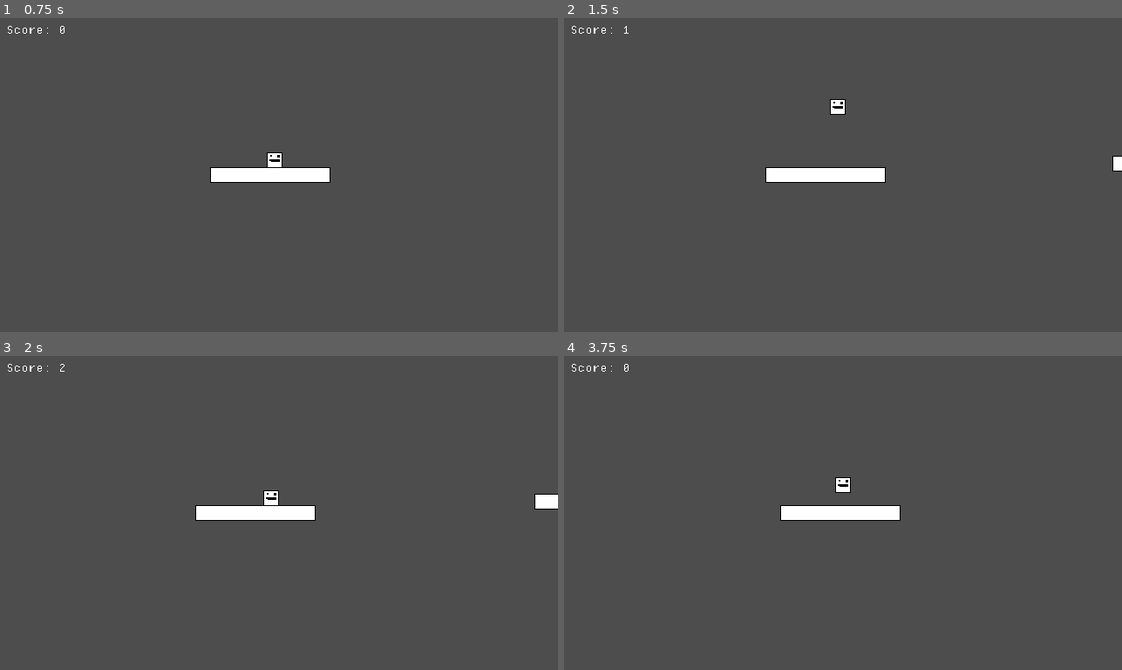
Above: before the commit, frames 1-4 (two rows, left to right).
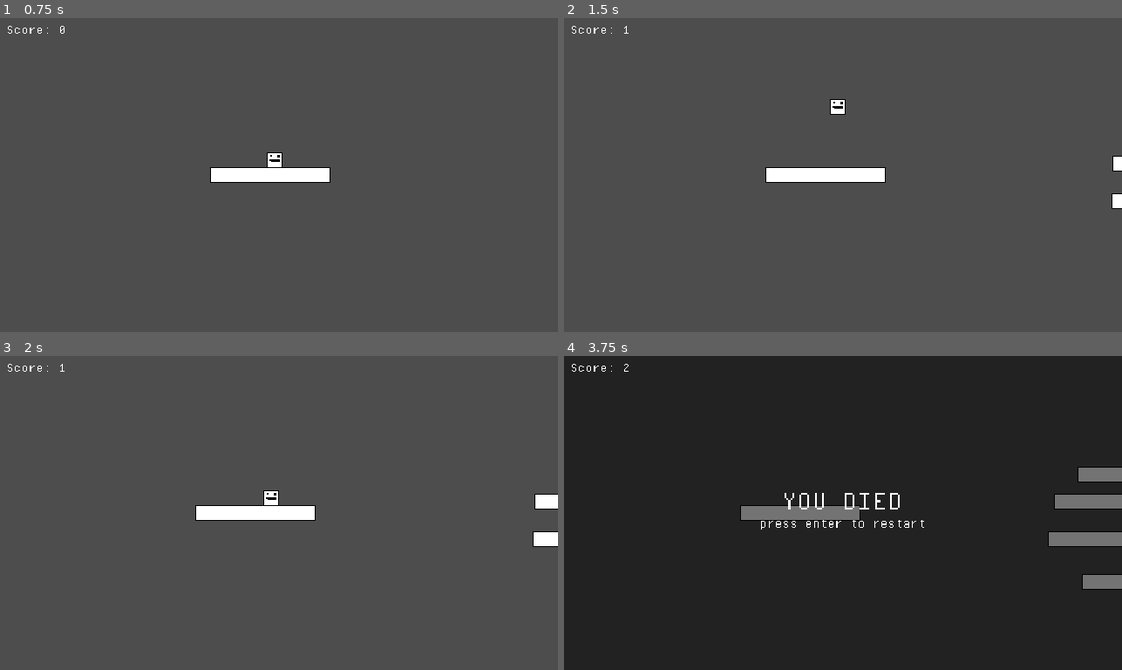
Above: after the commit, the same moments.

Repository: ragg967/jumping_game
Game: Godot game, scene res://scenes/main.tscn
Same seed, same stepped clock (60 frames per second), same inputs: the game is played once before the commit and once after it.
Inputs:
- Up to frame 1 (0.75 s): tap Enter (restart) at 0.5 s; tap F at 0.6 s
- Up to frame 2 (1.5 s): tap Space (jump) at 0.77 s; tap F at 1.35 s
- Up to frame 3 (2 s): tap Space (jump) at 1.52 s
- Up to frame 4 (3.75 s): hold A (moveLeft, bound only after the commit) 2.03-2.78 s; tap F at 2.1, 2.85, 3.6 s; tap Space (jump) at 3.02 s; tap Enter (restart) at 3.5 s

Frame 1 is identical in both runs. In frame 2, less than 0.1% of the frame differs, in the area x 98-100%, y 55-61%; in frame 3, 0.2%; in frame 4, 100%, in the area x 0-100%, y 0-100%.

Commit message:
fixed score formating

Diff:
--- a/project.godot
+++ b/project.godot
@@ -40,14 +40,14 @@
 
 moveRight={
 "deadzone": 0.2,
-"events": [Object(InputEventKey,"resource_local_to_scene":fa …(141 unchanged characters)… ":false,"keycode":0,"physical_keycode":65,"key_label":0,"unicode":97,"location":0,"echo":false,"script":null)
-, Object(InputEventKey,"resource_local_to_scene":false,"reso …(136 unchanged characters)… lse,"keycode":0,"physical_keycode":4194319,"key_label":0,"unicode":0,"location":0,"echo":false,"script":null)
+"events": [Object(InputEventKey,"resource_local_to_scene":fa …(141 unchanged characters)… ":false,"keycode":0,"physical_keycode":68,"key_label":0,"unicode":100,"location":0,"echo":false,"script":null)
+, Object(InputEventKey,"resource_local_to_scene":false,"reso …(136 unchanged characters)… lse,"keycode":0,"physical_keycode":4194321,"key_label":0,"unicode":0,"location":0,"echo":false,"script":null)
 ]
 }
 moveLeft={
 "deadzone": 0.2,
-"events": [Object(InputEventKey,"resource_local_to_scene":fa …(141 unchanged characters)… ":false,"keycode":0,"physical_keycode":68,"key_label":0,"unicode":100,"location":0,"echo":false,"script":null)
-, Object(InputEventKey,"resource_local_to_scene":false,"reso …(136 unchanged characters)… lse,"keycode":0,"physical_keycode":4194321,"key_label":0,"unicode":0,"location":0,"echo":false,"script":null)
+"events": [Object(InputEventKey,"resource_local_to_scene":fa …(141 unchanged characters)… ":false,"keycode":0,"physical_keycode":65,"key_label":0,"unicode":97,"location":0,"echo":false,"script":null)
+, Object(InputEventKey,"resource_local_to_scene":false,"reso …(136 unchanged characters)… lse,"keycode":0,"physical_keycode":4194319,"key_label":0,"unicode":0,"location":0,"echo":false,"script":null)
 ]
 }
 jump={
--- a/scenes/main.tscn
+++ b/scenes/main.tscn
@@ -25,16 +25,19 @@
 
 [node name="Death menu" parent="." instance=ExtResource("5_tbgi4")]
 visible = false
+z_index = 1
 
 [node name="Score board" parent="." instance=ExtResource("7_o6xl0")]
+z_index = 1
 offset_left = -515.0
 offset_top = -305.0
 offset_right = -515.0
 offset_bottom = -305.0
 
 [node name="Platform" parent="." instance=ExtResource("1_o5qli")]
-z_index = -1
 
 [node name="Player" parent="." instance=ExtResource("2_0wfyh")]
-z_index = -1
 position = Vector2(0, -80)
+
+[node name="Platform spawner2" parent="." instance=ExtResource("4_jyhfs")]
+position = Vector2(728, 0)
--- a/scripts/platform_spawner.gd
+++ b/scripts/platform_spawner.gd
@@ -23,7 +23,7 @@
 	platformsSpawned += 1
 	platformInstant.global_position.y = randi_range(-250, 250)
 	platformInstant.linear_velocity.x = platformSpeeds
-	scoreBoard.score += 1
+	scoreBoard.score += .5
 	_change_timer_duration()
 
 
--- a/scripts/score_board.gd
+++ b/scripts/score_board.gd
@@ -1,6 +1,6 @@
 extends RichTextLabel
 
-var score: int = 0
+var score: float = 0.0
 
 
 # Called when the node enters the scene tree for the first time.
@@ -10,4 +10,4 @@
 
 # Called every frame. 'delta' is the elapsed time since the previous frame.
 func _process(_delta: float) -> void:
-	text = "Score: %s" % score
+	text = "Score: %d" % score
